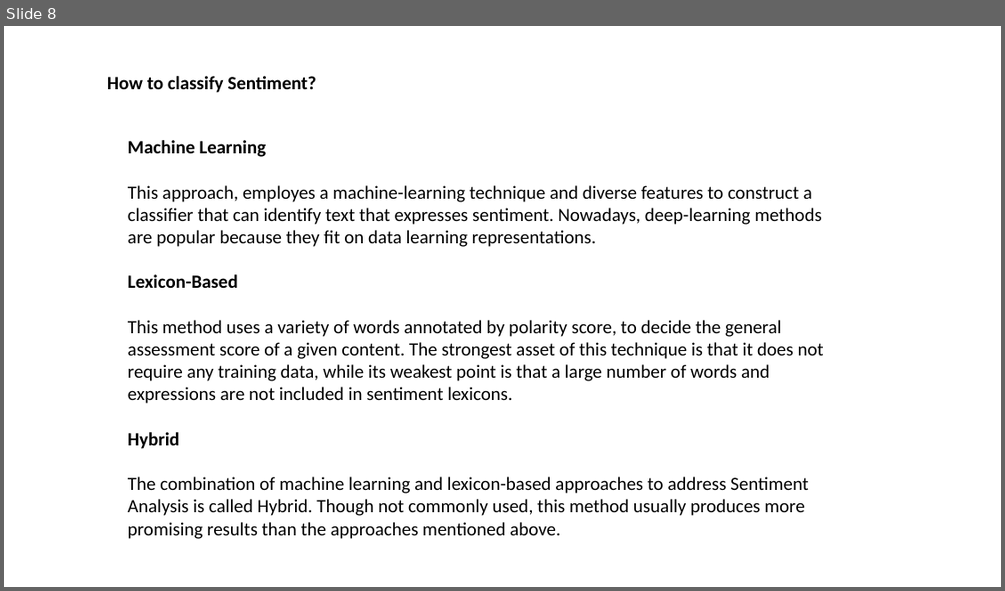
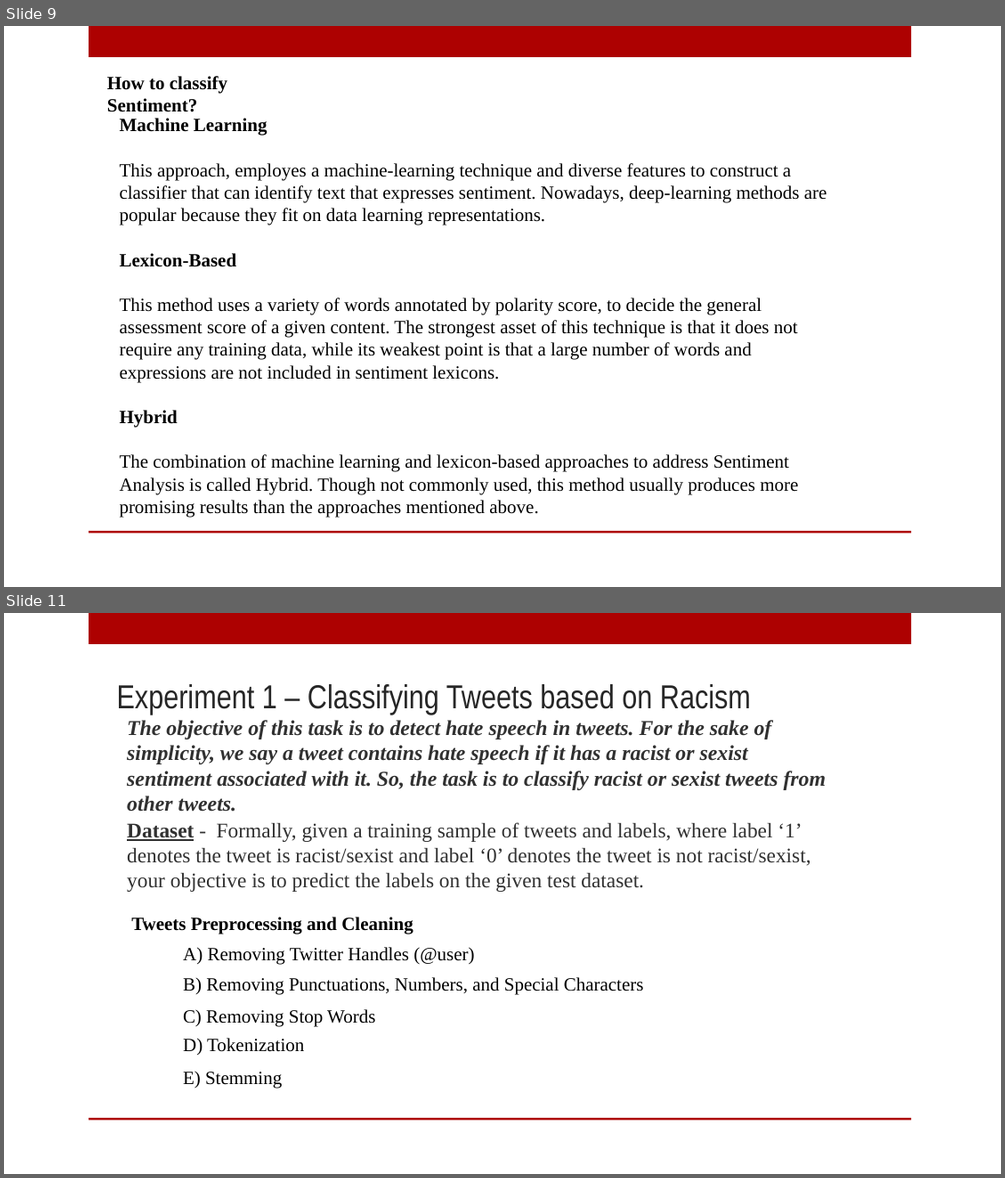
Before and after one commit to slugger07/ML-Experiments, a slide deck: Racism Analysis Twitter Data/Sentiment Analysis.pptx. Shown one above the other, each under a label of ours: slide 8 before the commit, slides 9 and 11 after it; the slides between them are not shown. The pictures are 1005x591 and 1005x1178 pixels, drawn with LibreOffice and Linux fonts; fonts in the diff are those of the drawing; background and template pictures are left out. Boxes give left, top, right and bottom in pixels: in the first picture for what was removed or moved away, otherwise in the second. Text is boxed around its words. In the diff, an @@ line names an element or a change of style, - is before the commit and + after.

```diff
--- a/Racism Analysis Twitter Data/Sentiment Analysis.pptx
+++ b/Racism Analysis Twitter Data/Sentiment Analysis.pptx
@@ slide 11 added at box(4, 613, 1001, 1174), background picture (left out); not listed: 2 template elements that a slide beside it also shows @@
@@ title added at box(117, 684, 751, 714), 32 pt, text #262626 @@
+Experiment 1 – Classifying Tweets based on Racism
@@ text added at box(127, 720, 826, 811), 20.4 pt, text #303030, bold, italic @@
+The objective of this task is to detect hate speech in tweets. For the sake of simplicity, we say a tweet contains hate speech if it has a racist or sexist sentiment associated with it. So, the task is to classify racist or sexist tweets from other tweets.
@@ text added at box(127, 822, 811, 892), 20 pt, text #303030 @@
+Dataset - Formally, given a training sample of tweets and labels, where label ‘1’ denotes the tweet is racist/sexist and label ‘0’ denotes the tweet is not racist/sexist, your objective is to predict the labels on the given test dataset.
@@ text added at box(131, 916, 413, 934), 18 pt, text #000000, bold @@
+Tweets Preprocessing and Cleaning
@@ text added at box(183, 947, 474, 964), 18 pt, text #000000 @@
+A) Removing Twitter Handles (@user)
@@ text added at box(183, 977, 644, 995), 18 pt, text #000000 @@
+B) Removing Punctuations, Numbers, and Special Characters
@@ text added at box(183, 1009, 375, 1026), 18 pt, text #000000 @@
+C) Removing Stop Words
@@ text added at box(183, 1038, 304, 1054), 18 pt, text #000000 @@
+D) Tokenization
@@ text added at box(183, 1070, 282, 1088), 18 pt, text #000000 @@
+E) Stemming
@@ what was slide 8 is now slide 9 @@
@@ slide 9 changed as well @@
@@ rectangle added at box(89, 26, 911, 57), fill #AD0101 @@
@@ text "How to classify Sentiment?" at box(107, 76, 227, 112): font Calibri to Times New Roman @@
@@ text "Machine Learning" at box(120, 118, 827, 517): font Calibri to Times New Roman @@
@@ text "Machine Learning": place and size @@
-text "Machine Learning" at box(128, 140, 824, 539)
+text "Machine Learning" at box(120, 118, 827, 517)
@@ rectangle added at box(89, 531, 911, 533), fill #AD0101 @@
```
Also in this commit, not shown: 5 other slides changed, 15 other slides added, 4 slides removed, 1 other file.
